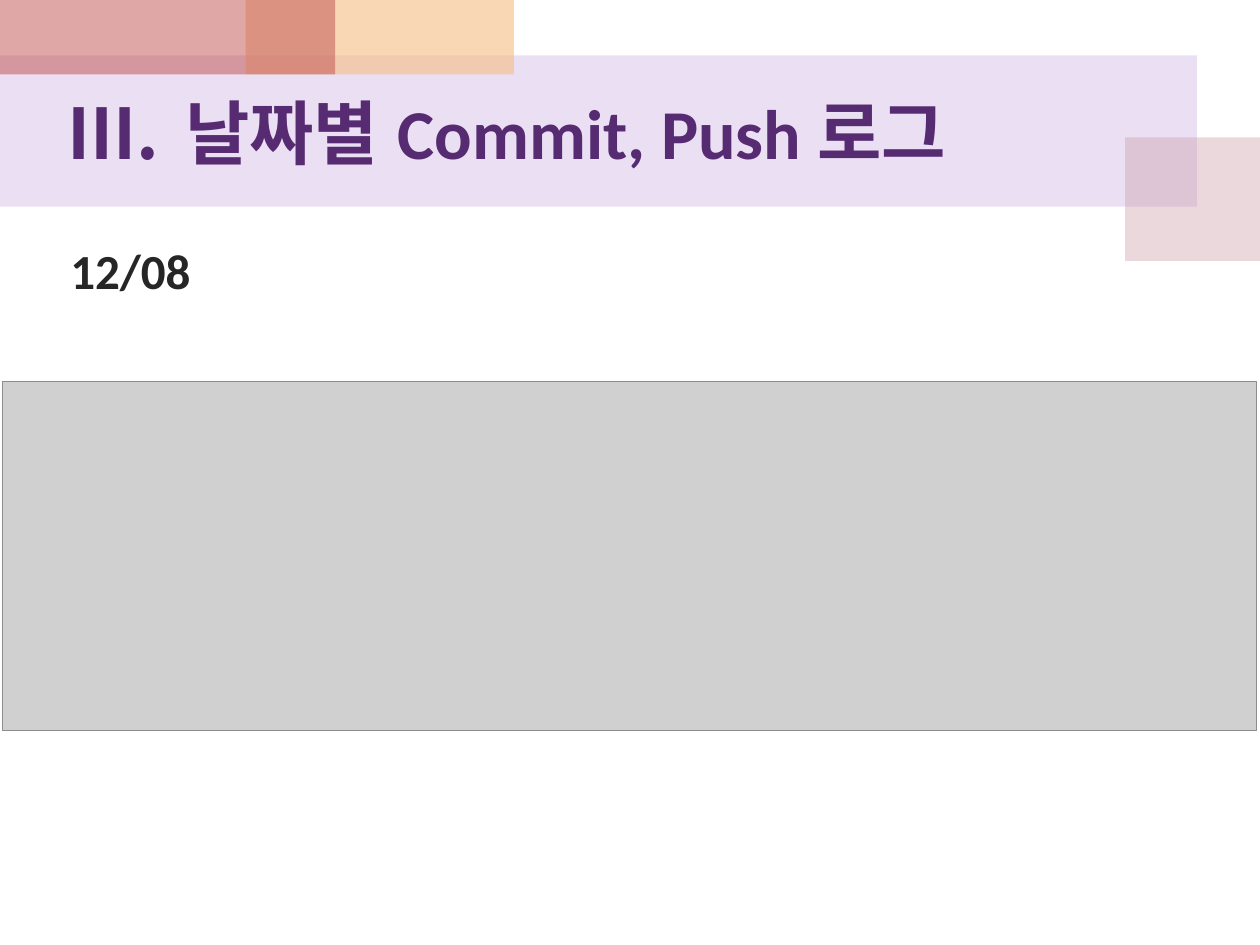
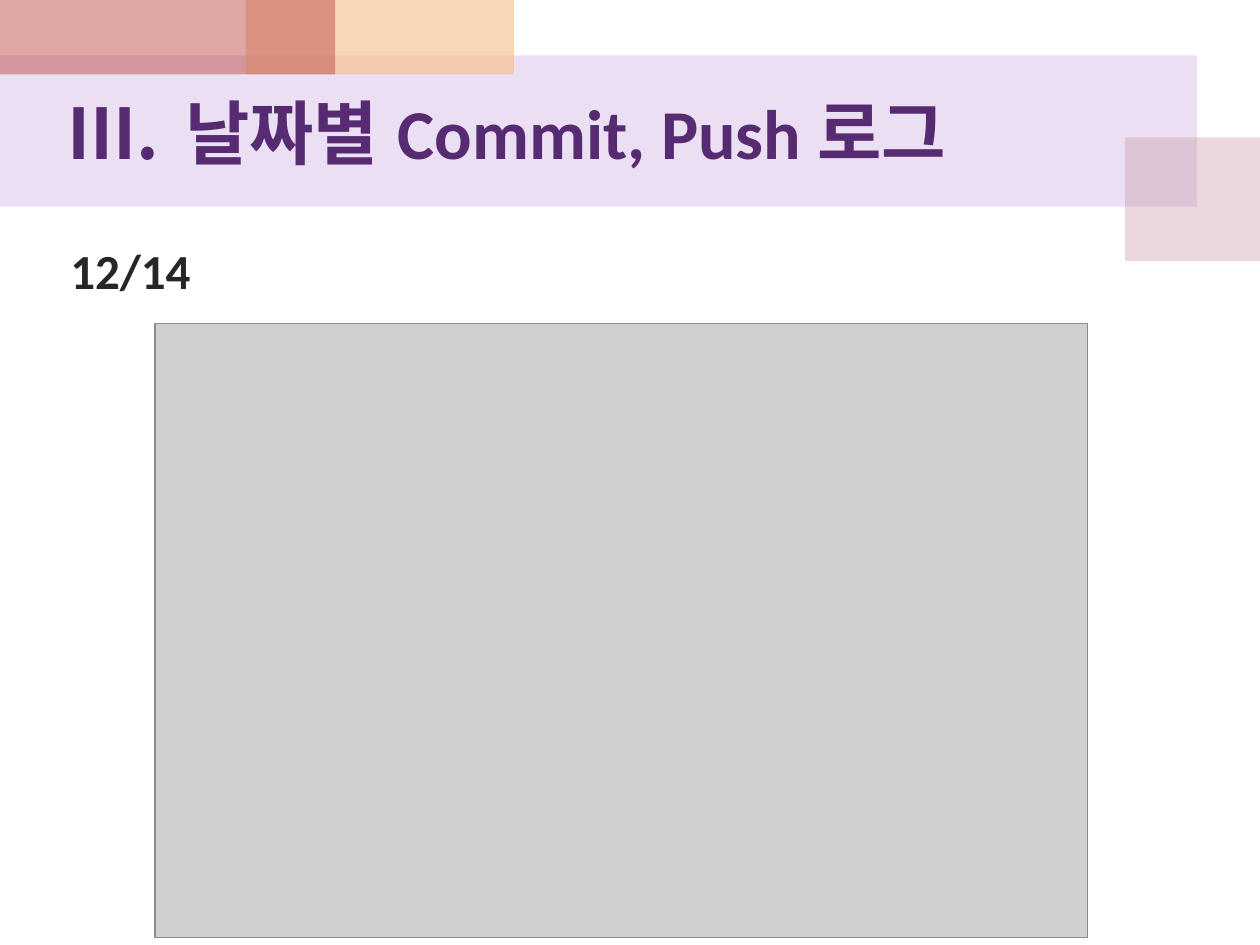
Before and after one commit to WiJYng/SGA_DirectxTeam, a slide deck: slide 15 of 중간보고서/테라무쌍_최종보고.pptx (slide 10 before the commit). Drawn at 1260x945 pixels with LibreOffice and Linux fonts; fonts in the diff are those of the drawing; grey boxes stand for pictures. Boxes give left, top, right and bottom in pixels: in the first picture for what was removed or moved away, otherwise in the second. Text is boxed around its words. In the diff, an @@ line names an element or a change of style, - is before the commit and + after.

```diff
--- a/중간보고서/테라무쌍_최종보고.pptx
+++ b/중간보고서/테라무쌍_최종보고.pptx
@@ text at (x1=70, y1=254, x2=190, y2=292): text changed @@
-12/08
+12/14
@@ picture resized from (x1=3, y1=382, x2=1256, y2=731) to (x1=155, y1=324, x2=1087, y2=937) @@
```
Also in this commit, not shown: 13 other slides changed, 9 slides added, 2 other files.
